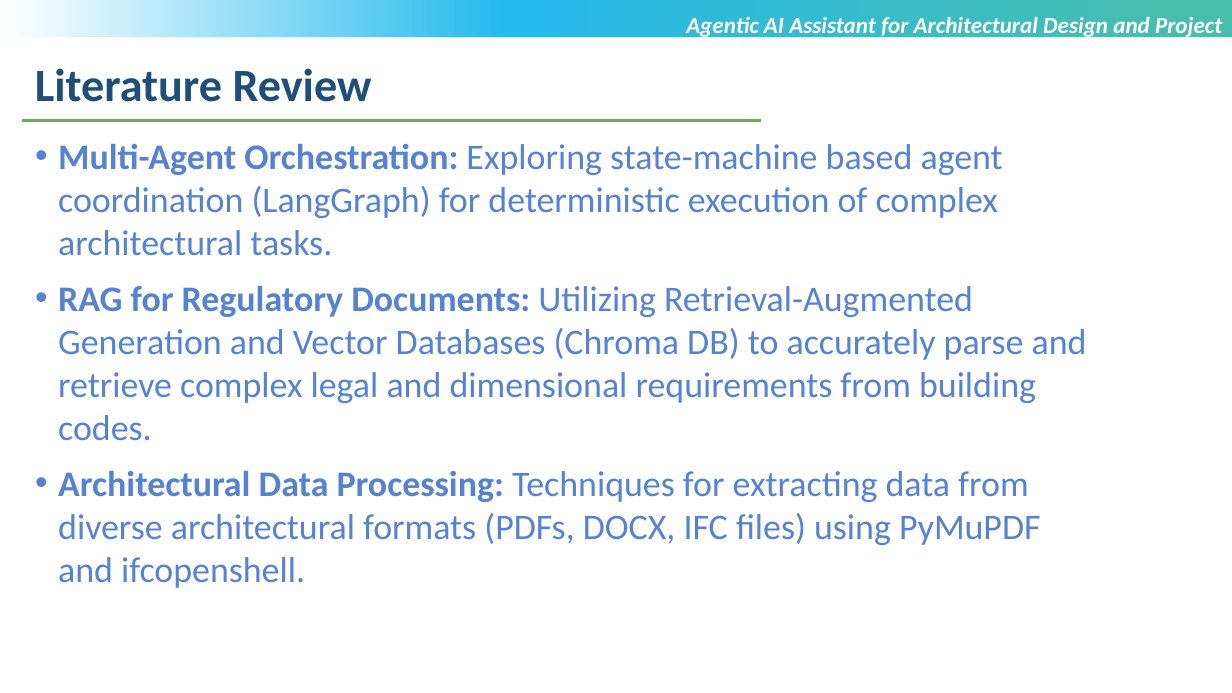
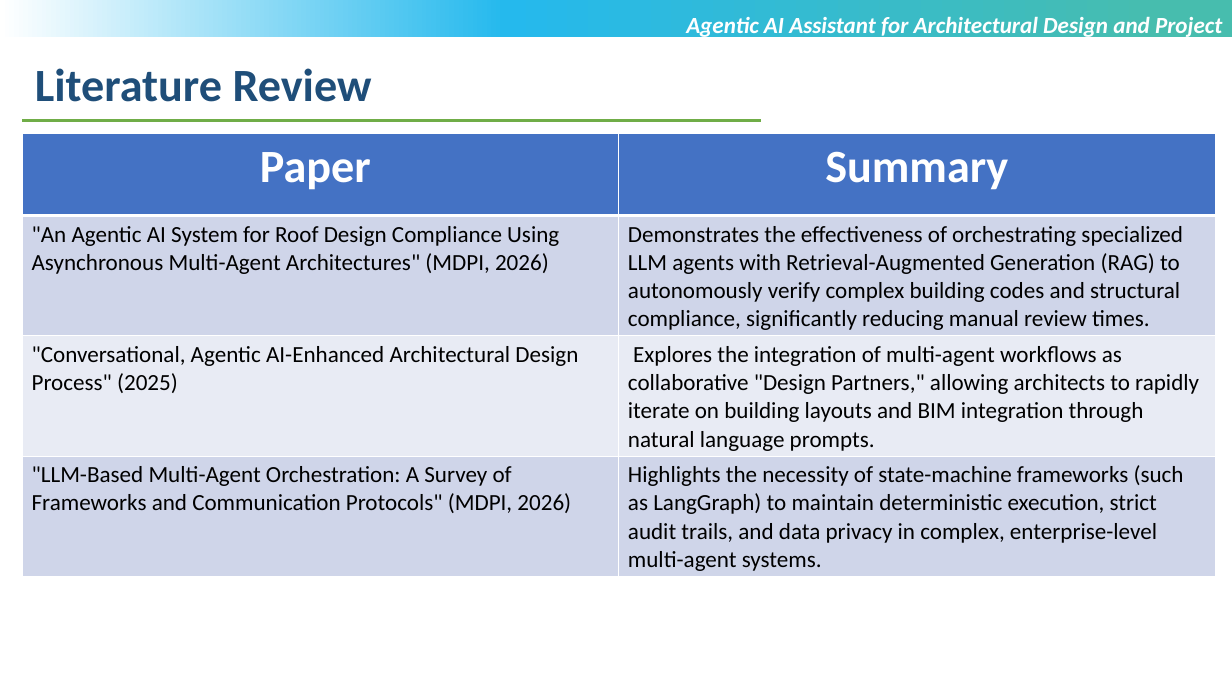
Before and after one commit to MehtaRahi/AgenticAI_Architectural_Assistant, a slide deck: slide 5 of T9998_VIT-Chennai_Rahi_Sanxipt_Mehta_Review1.pptx. Drawn at 1232x693 pixels with LibreOffice and Linux fonts; fonts in the diff are those of the drawing; background and template pictures are left out. Boxes give left, top, right and bottom in pixels: in the first picture for what was removed or moved away, otherwise in the second. Text is boxed around its words. In the diff, an @@ line names an element or a change of style, - is before the commit and + after.

```diff
--- a/T9998_VIT-Chennai_Rahi_Sanxipt_Mehta_Review1.pptx
+++ b/T9998_VIT-Chennai_Rahi_Sanxipt_Mehta_Review1.pptx
@@ table added at [22, 134, 1214, 577], 4 rows, 2 columns @@
+Paper | Summary
+"An Agentic AI System for Roof Design Compliance Using Asynchronous Multi-Agent Architectures" (MDPI, 2026) | Demonstrates the effectiveness of orchestrating specialized LLM agents with Retrieval-Augmented Generation (RAG) to autonomously verify complex building codes and structural compliance, significantly reducing manual review times.
+"Conversational, Agentic AI-Enhanced Architectural Design Process" (2025) | Explores the integration of multi-agent workflows as collaborative "Design Partners," allowing architects to rapidly iterate on building layouts and BIM integration through natural language prompts.
+"LLM-Based Multi-Agent Orchestration: A Survey of Frameworks and Communication Protocols" (MDPI, 2026) | Highlights the necessity of state-machine frameworks (such as LangGraph) to maintain deterministic execution, strict audit trails, and data privacy in complex, enterprise-level multi-agent systems.
@@ text removed at [58, 144, 1087, 588] @@
-• Multi-Agent Orchestration: Exploring state-machine based agent coordination (LangGraph) for deterministic execution of complex architectural tasks.
-• RAG for Regulatory Documents: Utilizing Retrieval-Augmented Generation and Vector Databases (Chroma DB) to accurately parse and retrieve complex legal and dimensional requirements from building codes.
-• Architectural Data Processing: Techniques for extracting data from diverse architectural formats (PDFs, DOCX, IFC files) using PyMuPDF and ifcopenshell.
```
Also in this commit, not shown: 3 other slides changed, 1 slide added, 6 other files.
